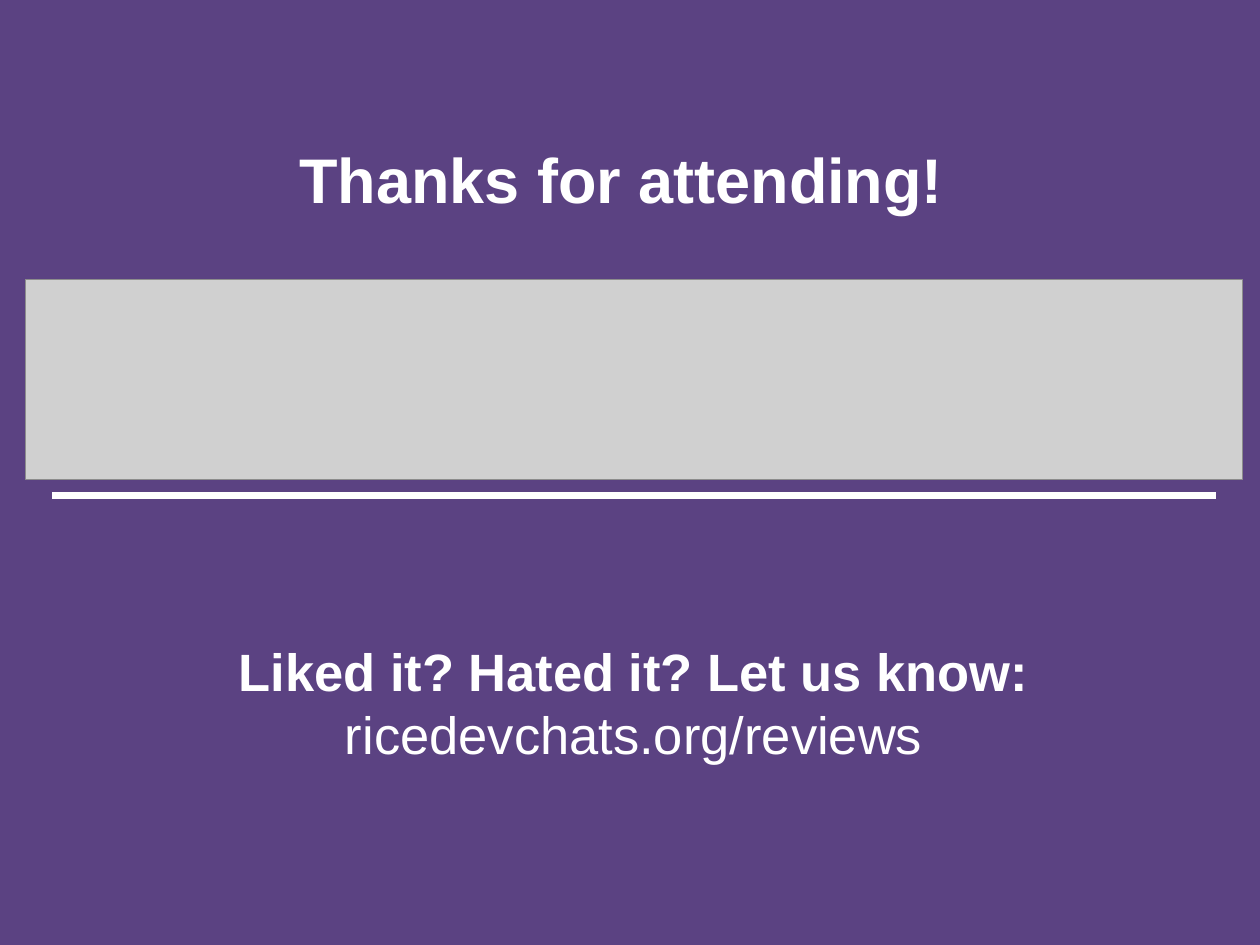
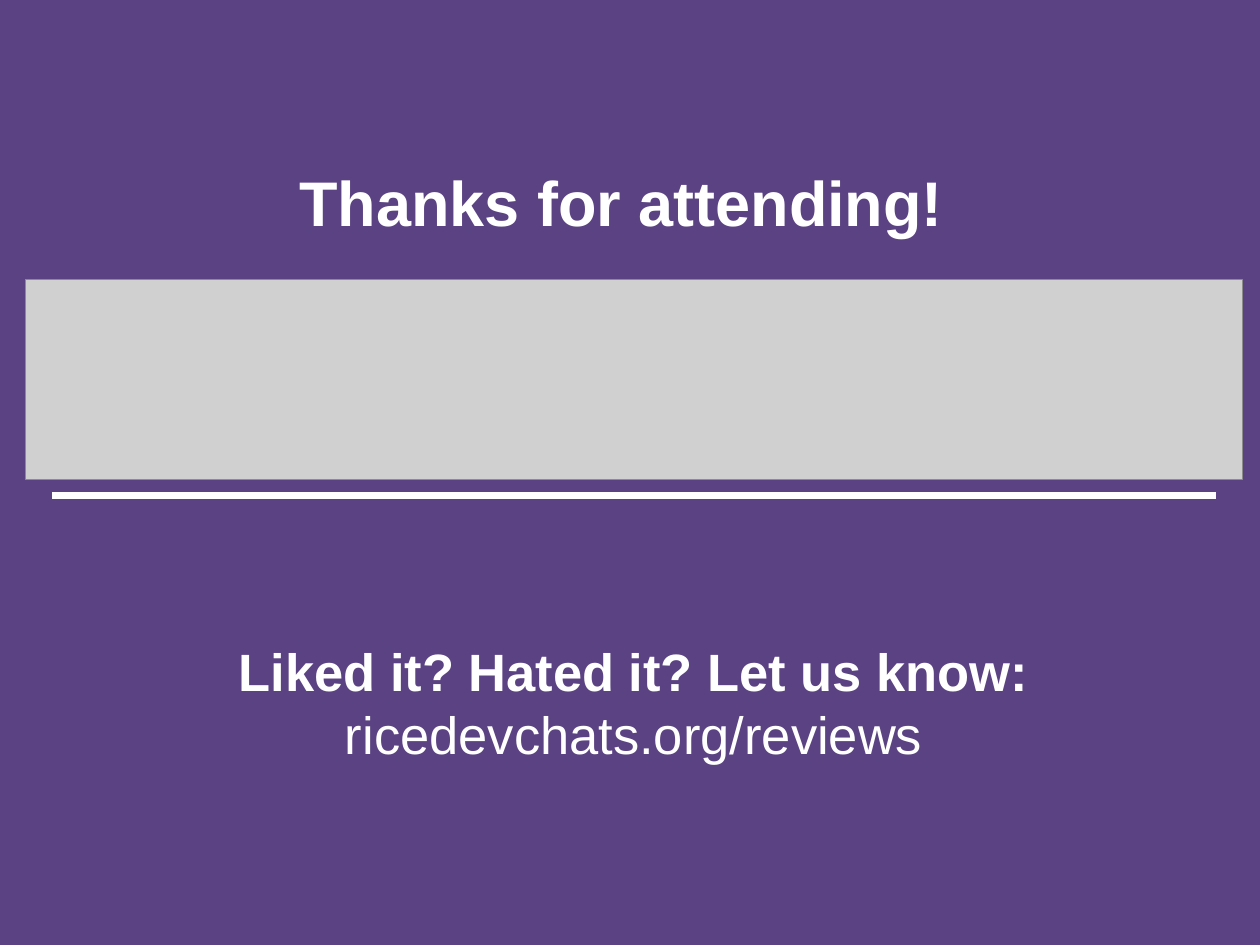
Before and after one commit to afhaque/Rice-DevChats-Bootstrap, a slide deck: slide 48 of slides/AHaque_Bootstrap-Presentation_1-24-15.pptx (slide 45 before the commit). Drawn at 1260x945 pixels with LibreOffice and Linux fonts; fonts in the diff are those of the drawing; grey boxes stand for pictures. Boxes give left, top, right and bottom in pixels: in the first picture for what was removed or moved away, otherwise in the second. Text is boxed around its words. In the diff, an @@ line names an element or a change of style, - is before the commit and + after.

```diff
--- a/slides/AHaque_Bootstrap-Presentation_1-24-15.pptx
+++ b/slides/AHaque_Bootstrap-Presentation_1-24-15.pptx
@@ text "Thanks for attending!": place and size @@
-text "Thanks for attending!" at (299, 157, 943, 214)
+text "Thanks for attending!" at (299, 180, 943, 238)
```
Also in this commit, not shown: 5 other slides changed, 9 slides added, 6 slides removed, 2 other files.
